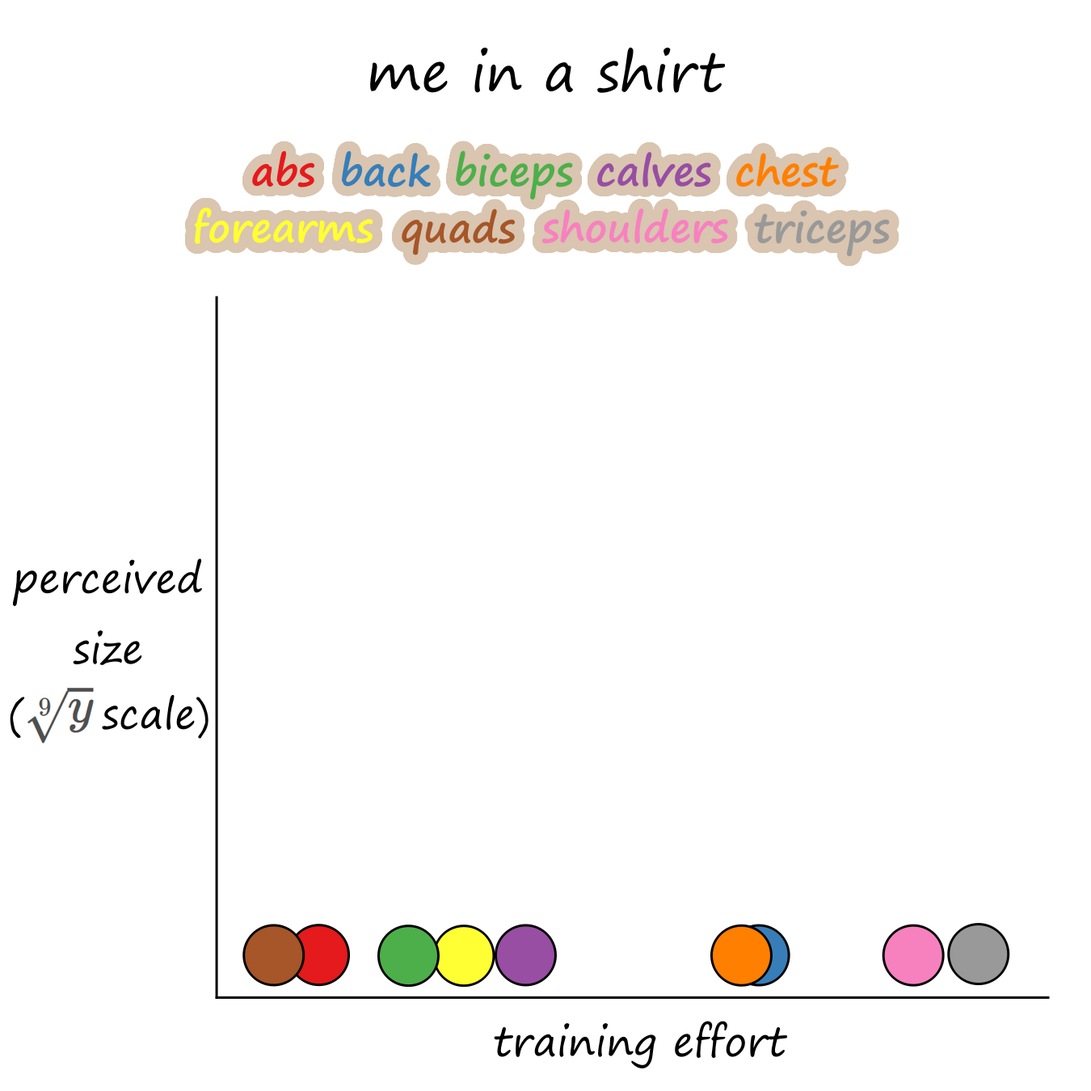
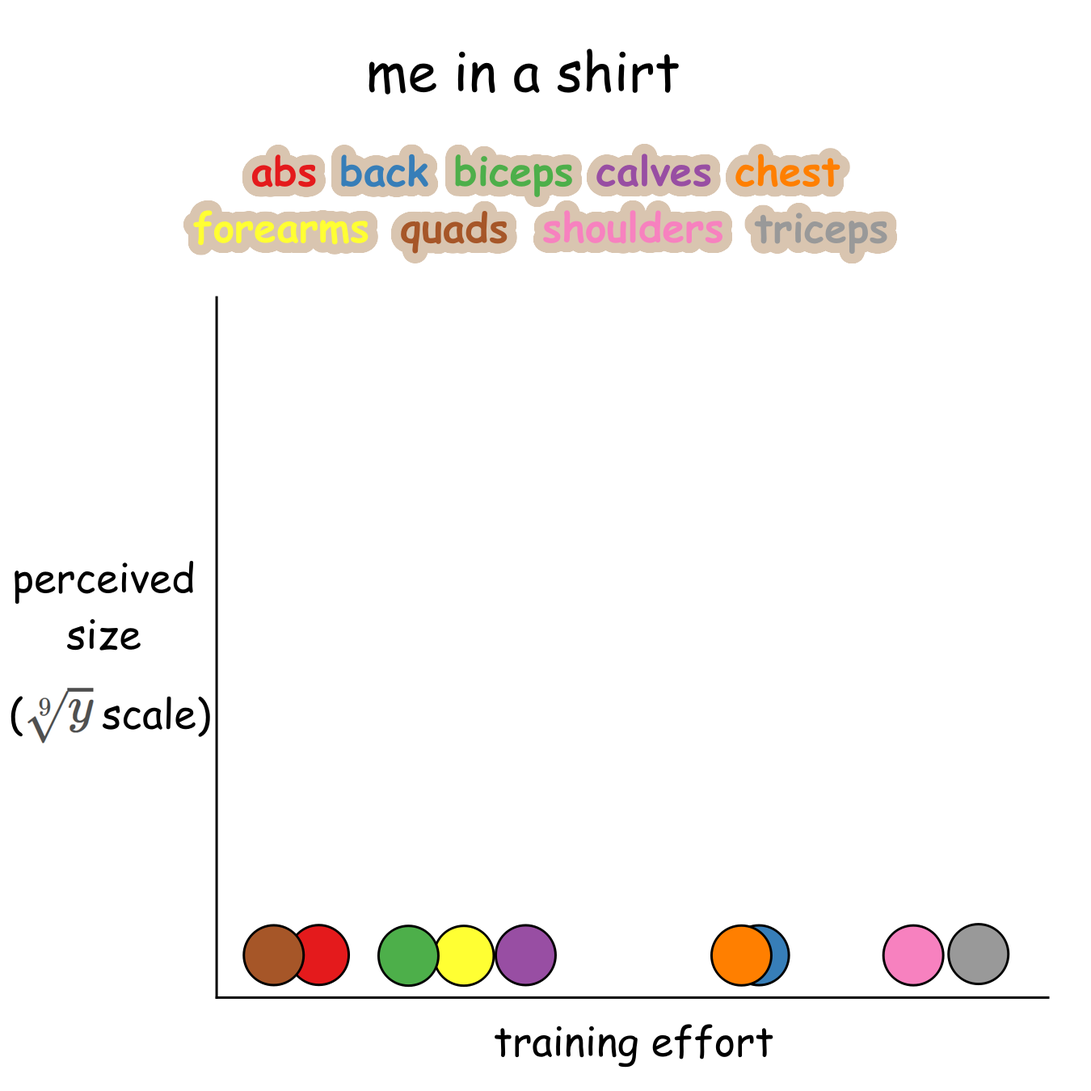
The second w=1091, h=1091 image is a revision of the first. Changes to its layers:
pixels changed over [9, 46, 900, 1069] (layer not identified)
